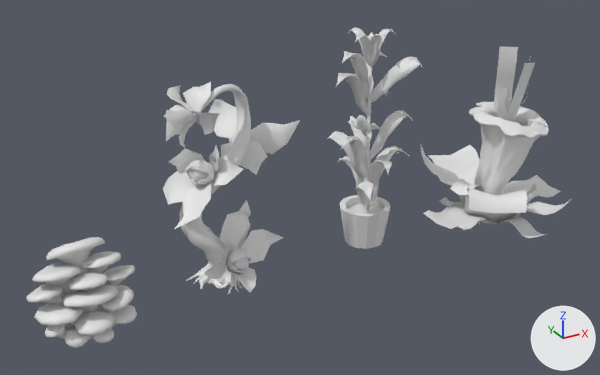
The FBX model Assets/Meshes/Randomstuff/Mushrooms.fbx: old version first, new version second.
The view is the same before and after, from a camera (50 mm lens) standing at (-0.08, -3.42, 2.1) and looking at (1.75, -0.1, 0.44). The lights are fixed; the arrows at lower right show +X, +Y and +Z. The picture after the commit comes second. Where no turn or scale is listed for an object, it has been applied to the vertices.

Script lines for the objects in view, before the commit:
```python
me_circle_020 = bpy.data.meshes.new('Circle_020')
me_circle_020.from_pydata(...)  # 1410 vertices, 1259 faces; spans x -0.237..0.259, y -0.247..0.229, z -0.578..0.444
me_cylinder = bpy.data.meshes.new('Cylinder')
me_cylinder.from_pydata(...)  # 56 vertices, 44 faces; spans x -0.136..0.136, y -0.139..0.139, z -0.106..0.106
me_merged_blueoyster07_withuv3_1 = bpy.data.meshes.new('Merged_BlueOyster07_withUV3_1')
me_merged_blueoyster07_withuv3_1.from_pydata(...)  # 2318 vertices, 2498 faces; spans x -0.258..0.272, y -0.164..0.238, z -0.159..0.32
me_mesh_016 = bpy.data.meshes.new('Mesh.016')
me_mesh_016.from_pydata(...)  # 5539 vertices, 5448 faces; spans x -0.262..0.487, y -0.218..0.317, z -0.629..0.396
me_mesh_034 = bpy.data.meshes.new('Mesh.034')
me_mesh_034.from_pydata(...)  # 2420 vertices, 2268 faces; spans x -0.426..0.488, y -0.407..0.51, z -0.015..0.98
me_mesh_034.materials.append(mat_base)  # its picture is missing
ob_corn = bpy.data.objects.new('Corn', me_circle_020)
ob_corn.location = (2.207, -0.001, 0.72)
ob_eyeplant = bpy.data.objects.new('Eyeplant', me_mesh_016)
ob_eyeplant.location = (1.312, -0.061, 0.612)
ob_mushroom = bpy.data.objects.new('Mushroom', me_merged_blueoyster07_withuv3_1)
ob_mushroom.location = (0.669, 0.0, 0.0)
ob_plant1 = bpy.data.objects.new('Plant1', me_mesh_034)
ob_plant1.location = (2.918, -0.214, 0.048)
ob_pot = bpy.data.objects.new('Pot', me_cylinder)
ob_pot.location = (2.207, 0.0, 0.096)
```
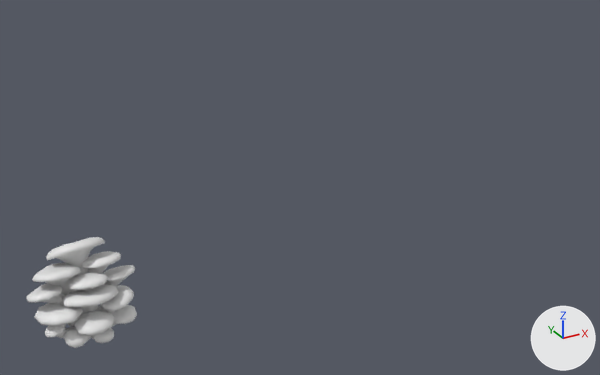
Scene script edits in JSON lines:
```json
{"op": "remove", "block": "ob_corn", "code": ["ob_corn = bpy.data.objects.new('Corn', me_circle_020)", "ob_corn.location = (2.207, -0.001, 0.72)"]}
{"op": "remove", "block": "ob_eyeplant", "code": ["ob_eyeplant = bpy.data.objects.new('Eyeplant', me_mesh_016)", "ob_eyeplant.location = (1.312, -0.061, 0.612)"]}
{"op": "remove", "block": "ob_plant1", "code": ["ob_plant1 = bpy.data.objects.new('Plant1', me_mesh_034)", "ob_plant1.location = (2.918, -0.214, 0.048)"]}
{"op": "remove", "block": "ob_pot", "code": ["ob_pot = bpy.data.objects.new('Pot', me_cylinder)", "ob_pot.location = (2.207, 0.0, 0.096)"]}
```

Pixel boxes (x1, y1, x2, y2) of what changed, in the pictures (600 x 375 px):
```json
{"object": "Eyeplant", "change": "deleted", "before": [163, 82, 300, 294]}
{"object": "Plant1", "change": "deleted", "before": [421, 47, 570, 238]}
{"object": "Corn", "change": "deleted", "before": [326, 27, 423, 213]}
{"object": "Pot", "change": "deleted", "before": [339, 195, 390, 249]}
```
